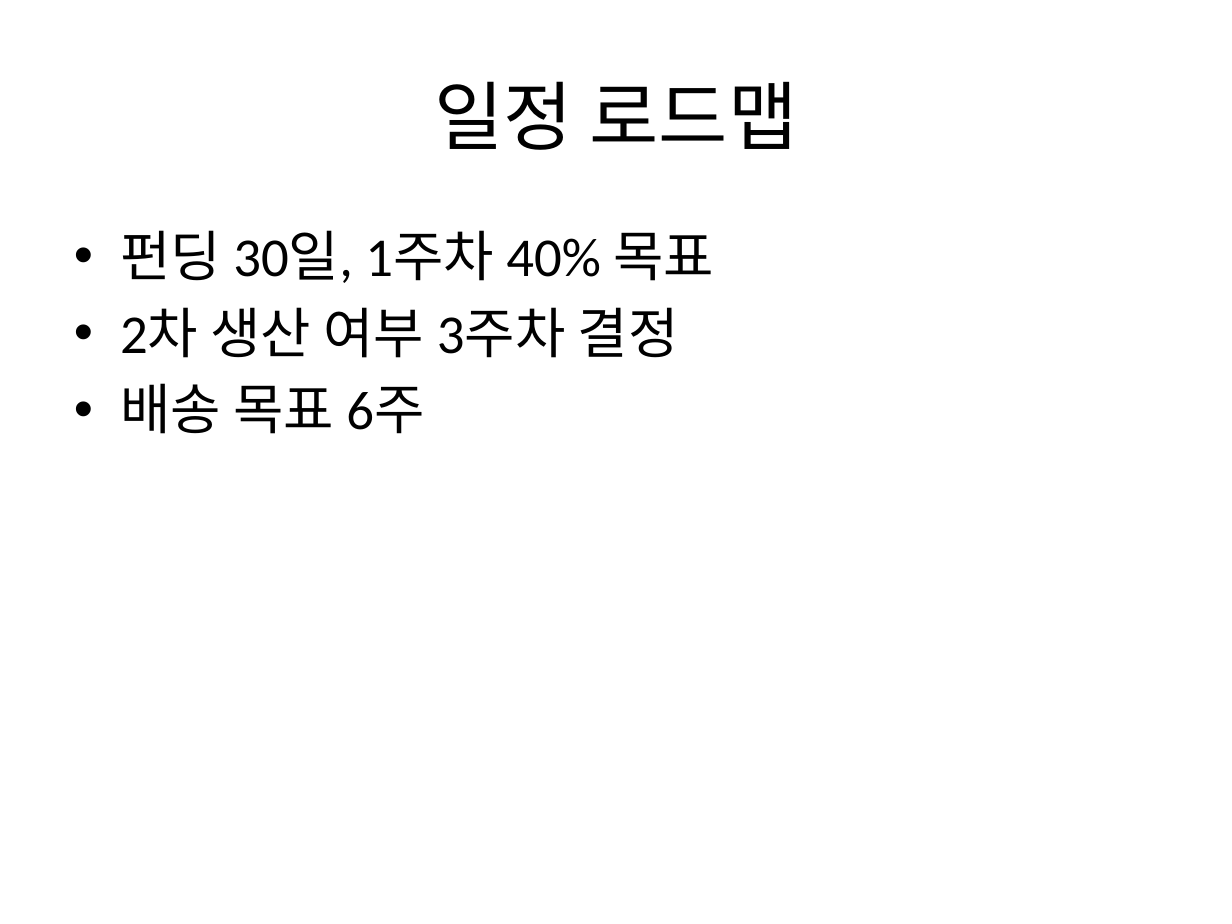
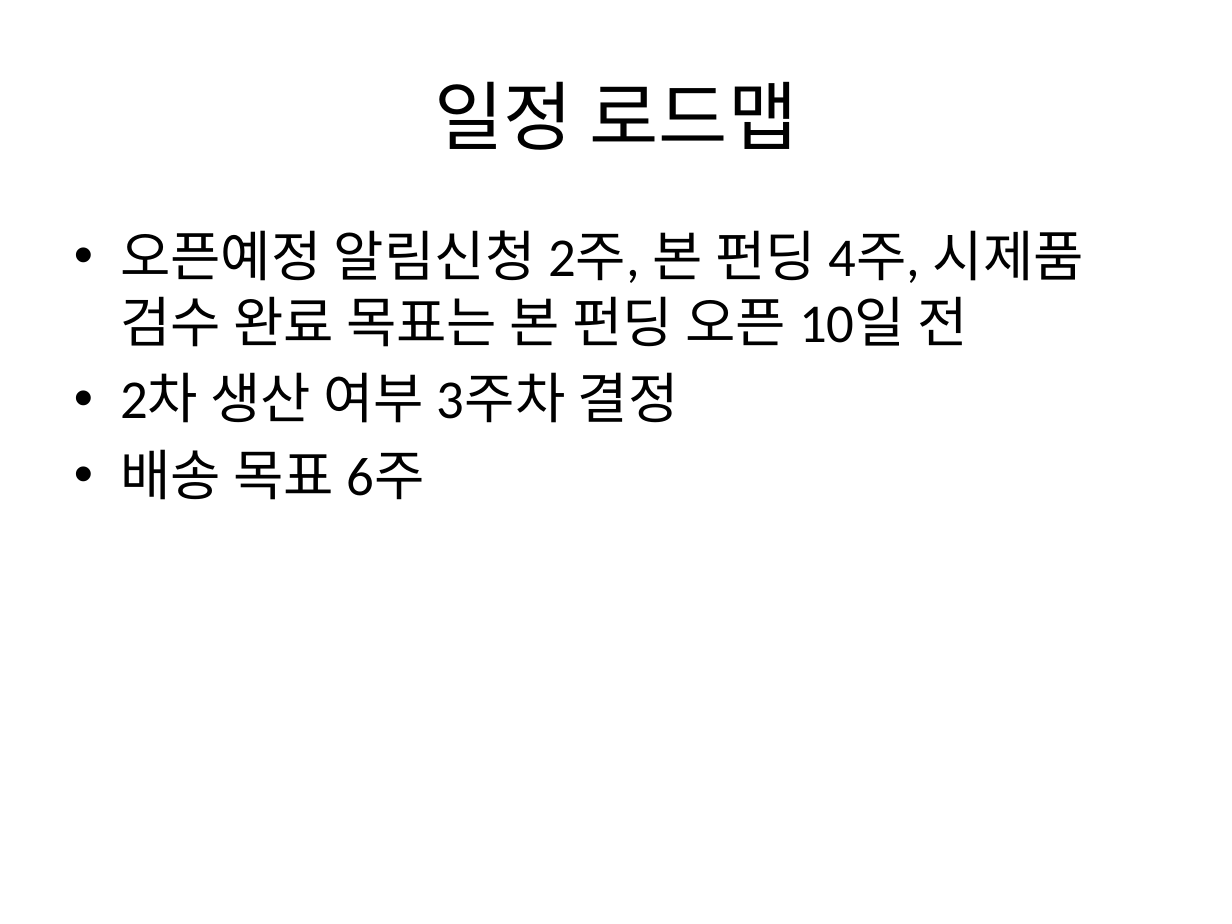
Before and after one commit to Abraxaspark91/n8n_termpjt, a slide deck: slide 8 of scenarios/S08_wadiz_product_launch/deliverables/와디즈_펀딩페이지_덱.pptx. Drawn at 1232x924 pixels with LibreOffice and Linux fonts; fonts in the diff are those of the drawing. Boxes give left, top, right and bottom in pixels: in the first picture for what was removed or moved away, otherwise in the second. Text is boxed around its words. In the diff, an @@ line names an element or a change of style, - is before the commit and + after.

```diff
--- a/scenarios/S08_wadiz_product_launch/deliverables/와디즈_펀딩페이지_덱.pptx
+++ b/scenarios/S08_wadiz_product_launch/deliverables/와디즈_펀딩페이지_덱.pptx
@@ text at [120,230,1084,347]: text changed @@
-• 펀딩 30일, 1주차 40% 목표
+• 오픈예정 알림신청 2주, 본 펀딩 4주, 시제품 검수 완료 목표는 본 펀딩 오픈 10일 전
```
Also in this commit, not shown: 1 slide added, 8 other files.
